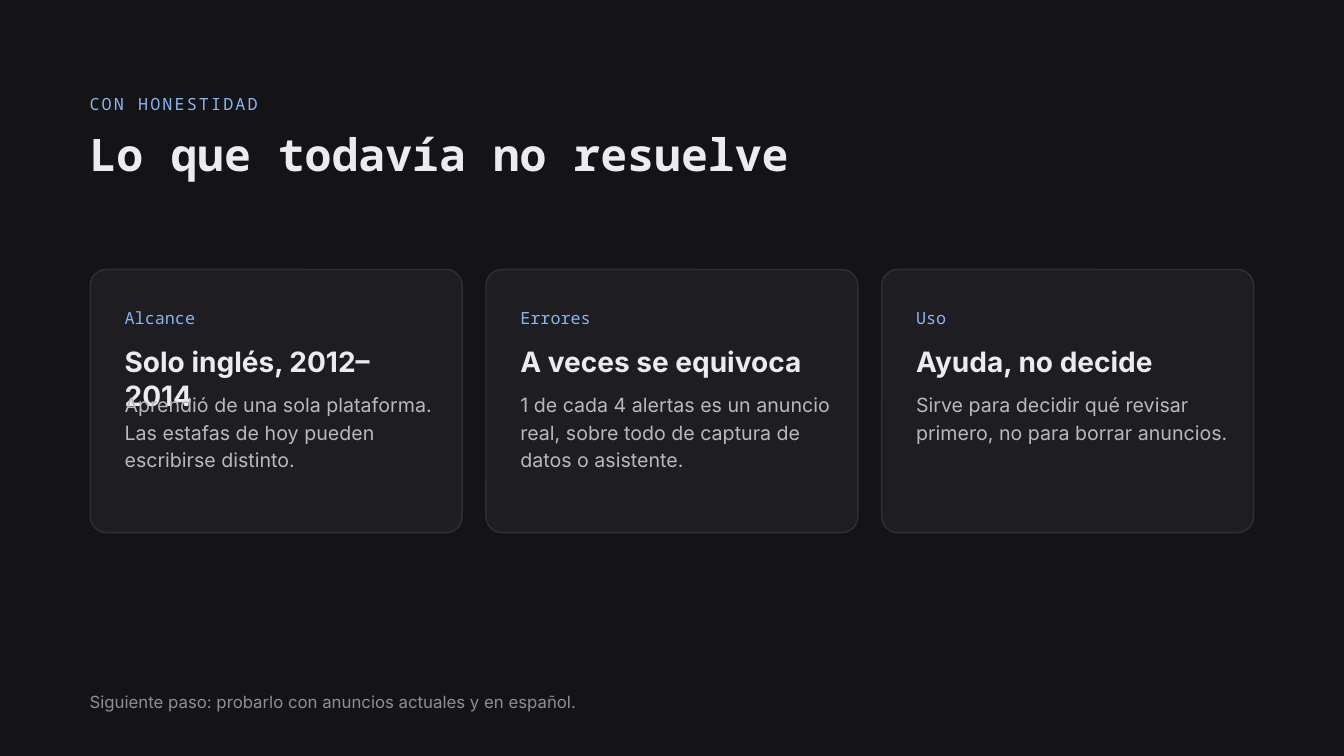
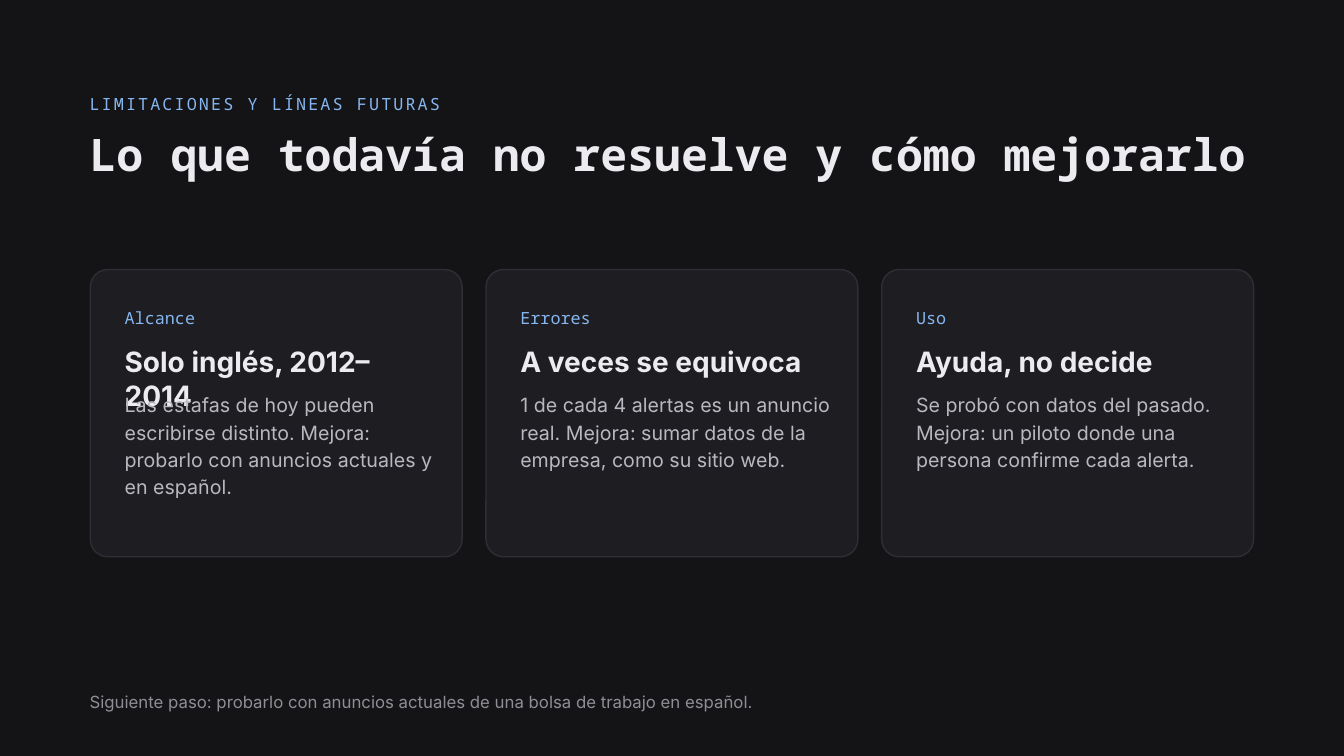
Before and after one commit to leocarpio16/fraudulent-job-postings-nlp, a slide deck: slide 17 of docs/presentacion.pptx (slide 12 before the commit). Drawn at 1344x756 pixels with LibreOffice and Linux fonts; fonts in the diff are those of the drawing. Boxes give left, top, right and bottom in pixels: in the first picture for what was removed or moved away, otherwise in the second. Text is boxed around its words. In the diff, an @@ line names an element or a change of style, - is before the commit and + after.

```diff
--- a/docs/presentacion.pptx
+++ b/docs/presentacion.pptx
@@ text at [90,95,440,110]: text changed @@
-CON HONESTIDAD
+LIMITACIONES Y LÍNEAS FUTURAS
@@ title at [90,136,1246,182]: text changed @@
-Lo que todavía no resuelve
+Lo que todavía no resuelve y cómo mejorarlo
@@ rounded rectangle: place and size @@
-rounded rectangle at [91,269,463,532]
+rounded rectangle at [91,269,463,557]
@@ rounded rectangle: place and size @@
-rounded rectangle at [486,269,858,532]
+rounded rectangle at [486,269,858,557]
@@ rounded rectangle: place and size @@
-rounded rectangle at [882,269,1254,532]
+rounded rectangle at [882,269,1254,557]
@@ text at [125,396,432,498]: text changed @@
-Aprendió de una sola plataforma. Las estafas de hoy pueden escribirse distinto.
+Las estafas de hoy pueden escribirse distinto. Mejora: probarlo con anuncios actuales y en español.
@@ text at [520,397,829,471]: text changed @@
-1 de cada 4 alertas es un anuncio real, sobre todo de captura de datos o asistente.
+1 de cada 4 alertas es un anuncio real. Mejora: sumar datos de la empresa, como su sitio web.
@@ text at [916,397,1210,471]: text changed @@
-Sirve para decidir qué revisar primero, no para borrar anuncios.
+Se probó con datos del pasado. Mejora: un piloto donde una persona confirme cada alerta.
@@ text at [90,695,752,712]: text changed @@
-Siguiente paso: probarlo con anuncios actuales y en español.
+Siguiente paso: probarlo con anuncios actuales de una bolsa de trabajo en español.
```
Also in this commit, not shown: 1 other slide changed, 5 slides added, 1 other file.
